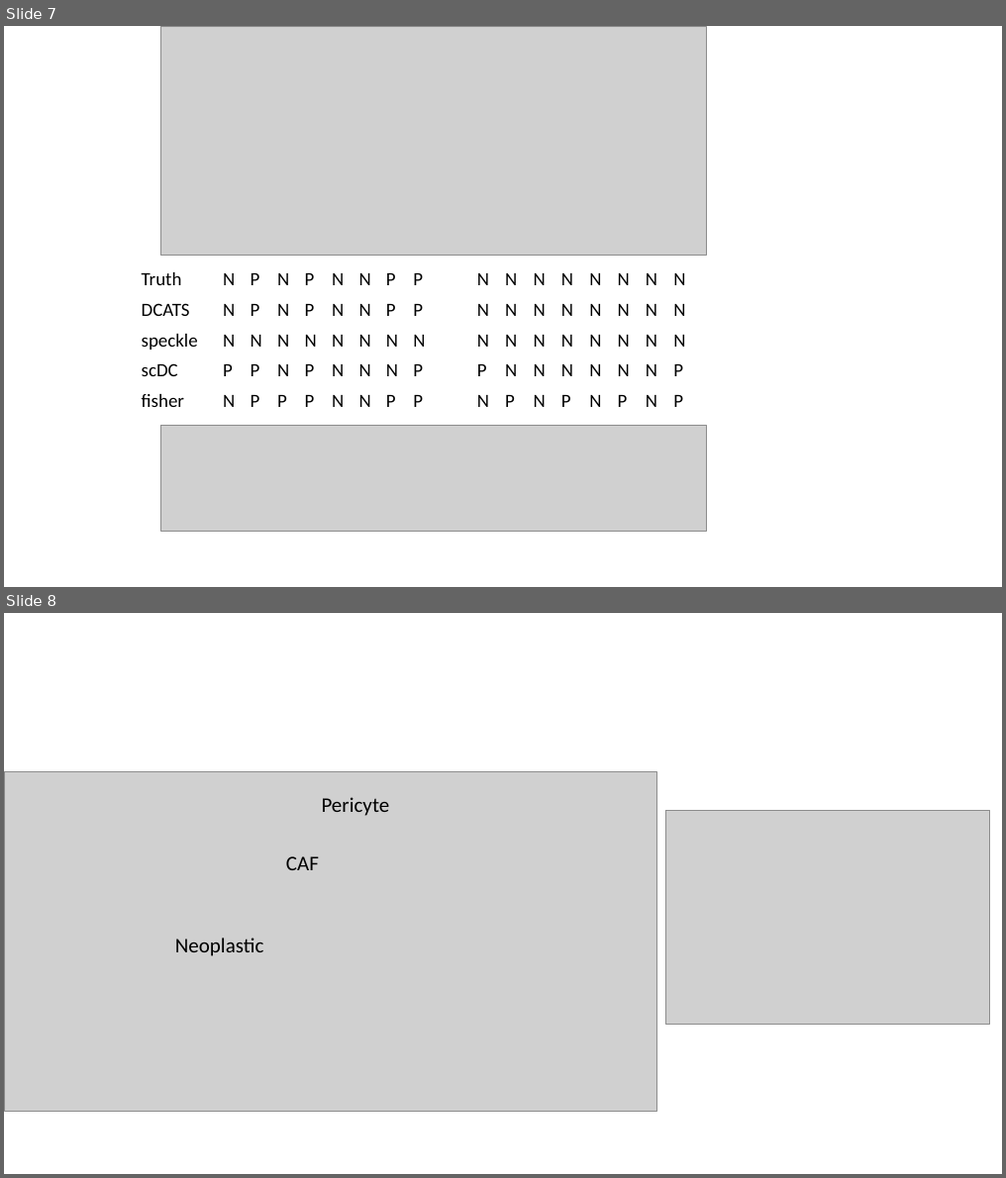
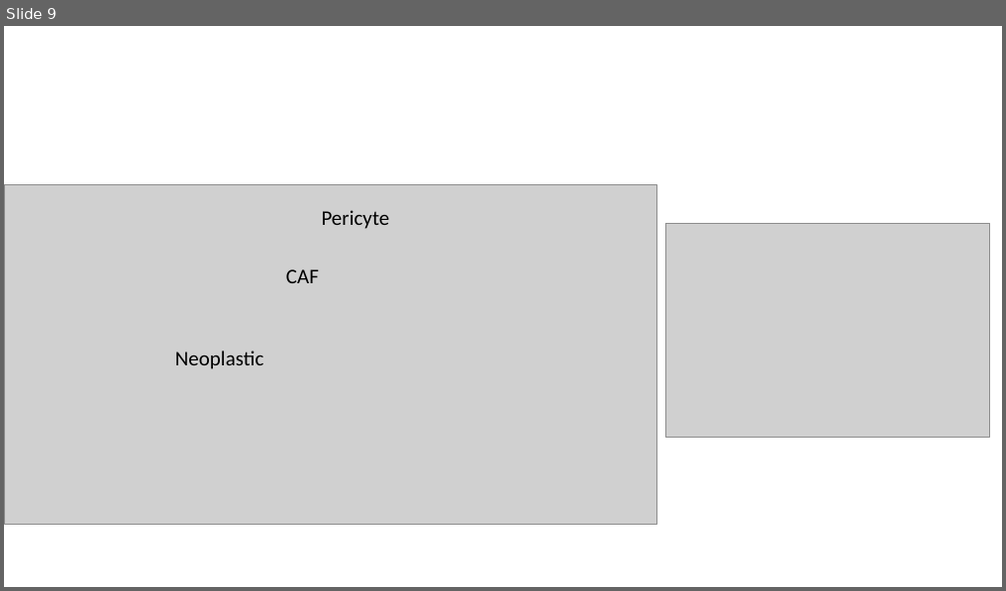
Before and after one commit to linxy29/slides, a slide deck: image/Plots.pptx. Shown one above the other, each under a label of ours: slides 7 and 8 before the commit, slide 9 after it. The pictures are 1006x1178 and 1006x591 pixels, drawn with LibreOffice and Linux fonts; fonts in the diff are those of the drawing; grey boxes stand for pictures. Boxes give left, top, right and bottom in pixels: in the first picture for what was removed or moved away, otherwise in the second. Text is boxed around its words. In the diff, an @@ line names an element or a change of style, - is before the commit and + after.

```diff
--- a/image/Plots.pptx
+++ b/image/Plots.pptx
@@ slide 7 removed at bbox=[4, 26, 1002, 587], background #FFFFFF @@
@@ picture removed at bbox=[160, 27, 706, 256] @@
@@ table removed at bbox=[134, 265, 431, 417], 5 rows, 9 columns @@
-Truth | N | P | N | P | N | N | P | P
-DCATS | N | P | N | P | N | N | P | P
-speckle | N | N | N | N | N | N | N | N
-scDC | P | P | N | P | N | N | N | P
-fisher | N | P | P | P | N | N | P | P
@@ table removed at bbox=[469, 265, 697, 417], 5 rows, 8 columns @@
-N | N | N | N | N | N | N | N
-N | N | N | N | N | N | N | N
-N | N | N | N | N | N | N | N
-P | N | N | N | N | N | N | P
-N | P | N | P | N | P | N | P
@@ picture removed at bbox=[160, 426, 706, 531] @@
@@ what was slide 8 is now slide 9 @@
```
Also in this commit, not shown: 1 slide changed, 3 slides added, 1 other slide removed, 3 other files.
